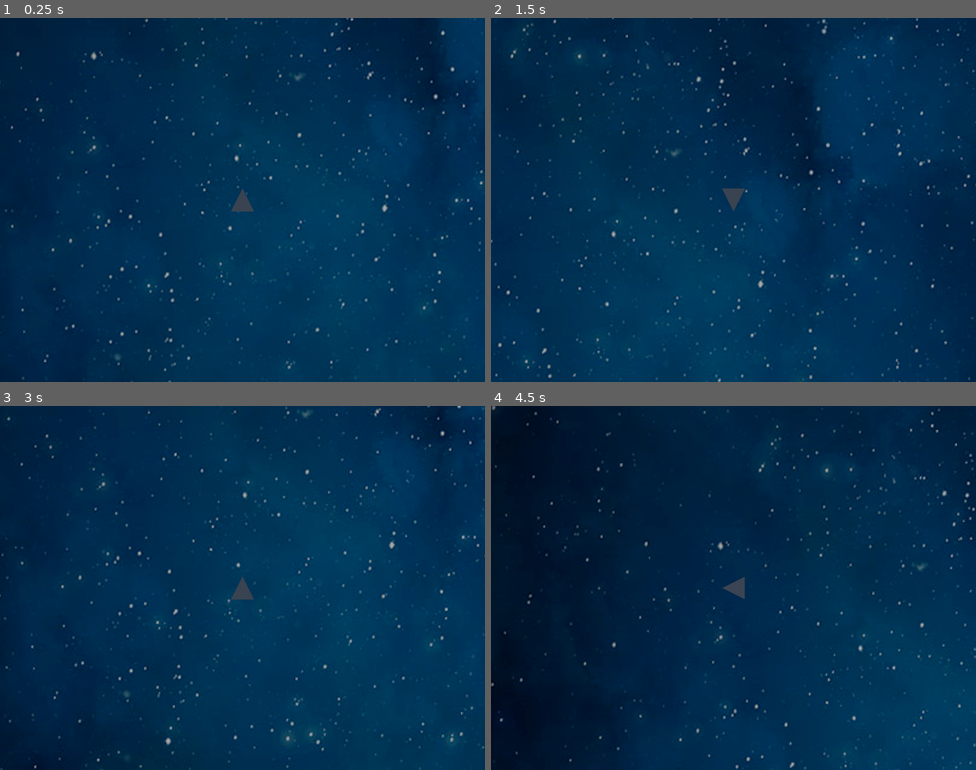
Above: before the commit, frames 1-4 (two rows, left to right).
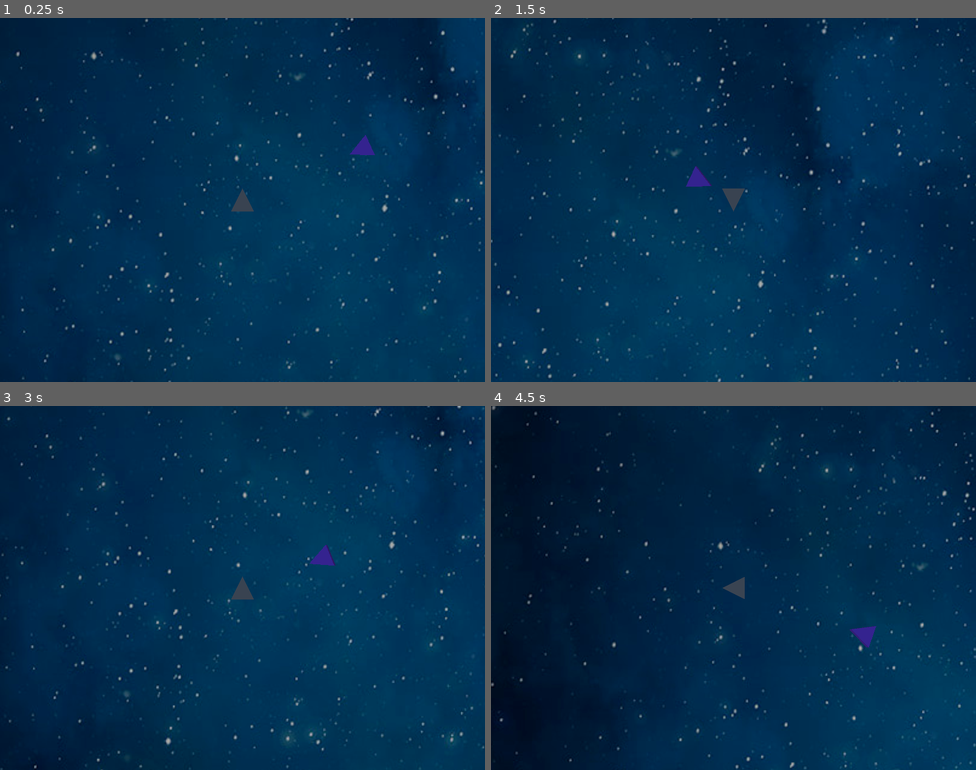
Above: after the commit, the same moments.

Repository: davis-trem/Bosconian3D
Game: Godot game, scene res://scenes/battle_field.tscn
Same seed, same stepped clock (60 frames per second), same inputs: the game is played once before the commit and once after it.
Inputs:
- Up to frame 1 (0.25 s): no input
- Up to frame 2 (1.5 s): hold Right (ui_right) 0.53-1.28 s; hold Shift (toggle_camera) 0.53-1.28 s; hold Down (ui_down) from 1.28 s (still down); tap Shift (toggle_camera) at 1.35 s
- Up to frame 3 (3 s): release Down (ui_down) at 2.03 s; hold Right (ui_right) 2.03-2.78 s; hold Shift (toggle_camera) 2.03-2.78 s; hold Up (ui_up) from 2.78 s (still down); tap Shift (toggle_camera) at 2.85 s
- Up to frame 4 (4.5 s): release Up (ui_up) at 3.53 s; hold Shift (toggle_camera) 3.53-4.28 s; hold Left (ui_left) from 3.53 s (still down); tap Shift (toggle_camera) at 4.35 s

The runs differ from the first frame. In frame 1, 0.1% of the frame differs, in the area x 72-78%, y 32-38%; in frame 2, 0.2%; in frame 3, 0.2%; in frame 4, 0.2%, in the area x 73-80%, y 60-67%.

Commit message:
add ifighter and adjust screen wrap

Diff:
--- a/client/scenes/battle_field.tscn
+++ b/client/scenes/battle_field.tscn
@@ -1,8 +1,9 @@
-[gd_scene load_steps=12 format=3 uid="uid://cr2sa3eocr5qo"]
+[gd_scene load_steps=13 format=3 uid="uid://cr2sa3eocr5qo"]
 
 [ext_resource type="Script" path="res://scripts/battle_field.gd" id="1_ppidl"]
 [ext_resource type="Texture2D" uid="uid://crxuq6nlbjkut" path="res://images/space.jpg" id="2_ero2m"]
 [ext_resource type="PackedScene" uid="uid://b0848qla8civx" path="res://scenes/player.tscn" id="2_l8kc8"]
+[ext_resource type="PackedScene" uid="uid://cyl30fo8vec0m" path="res://scenes/i_type_fighter.tscn" id="2_yhwv4"]
 
 [sub_resource type="ProceduralSkyMaterial" id="ProceduralSkyMaterial_vil3s"]
 
@@ -14,7 +15,7 @@
 sky = SubResource("Sky_08knd")
 
 [sub_resource type="ViewportTexture" id="ViewportTexture_rfeow"]
-viewport_path = NodePath("TopDownMirrors/BottomMirror/SubViewport")
+viewport_path = NodePath("TopDownMirrors/TopMirror/SubViewport")
 
 [sub_resource type="ViewportTexture" id="ViewportTexture_cpxkf"]
 viewport_path = NodePath("TopDownMirrors/BottomMirror/SubViewport")
@@ -30,6 +31,9 @@
 
 [node name="BattleField" type="Node3D"]
 script = ExtResource("1_ppidl")
+
+[node name="ITypeFighter" parent="." instance=ExtResource("2_yhwv4")]
+transform = Transform3D(1, 0, 0, 0, 1, 0, 0, 0, 1, 6, 0, -5)
 
 [node name="Player" parent="." instance=ExtResource("2_l8kc8")]
 
@@ -94,6 +98,7 @@
 
 [node name="Sprite3D" type="Sprite3D" parent="TopDownMirrors/RightMirror"]
 transform = Transform3D(1.58, 0, 0, 0, 1.58, 0, 0, 0, 1.58, -40, -3, 0)
+flip_h = true
 flip_v = true
 axis = 1
 texture = SubResource("ViewportTexture_vaxcs")
--- /dev/null
+++ b/client/scenes/i_type_fighter.tscn
@@ -0,0 +1,21 @@
+[gd_scene load_steps=5 format=3 uid="uid://cyl30fo8vec0m"]
+
+[ext_resource type="Script" path="res://scripts/i_type_fighter.gd" id="1_se5xw"]
+
+[sub_resource type="BoxShape3D" id="BoxShape3D_45h8r"]
+
+[sub_resource type="PrismMesh" id="PrismMesh_87jp5"]
+
+[sub_resource type="StandardMaterial3D" id="StandardMaterial3D_02ed5"]
+albedo_color = Color(0.529412, 0.301961, 1, 1)
+
+[node name="ITypeFighter" type="CharacterBody3D" groups=["enemy"]]
+script = ExtResource("1_se5xw")
+
+[node name="CollisionShape3D" type="CollisionShape3D" parent="."]
+shape = SubResource("BoxShape3D_45h8r")
+
+[node name="MeshInstance3D" type="MeshInstance3D" parent="CollisionShape3D"]
+transform = Transform3D(1, 0, 0, 0, -4.37114e-08, 0.5, 0, -1, -2.18557e-08, 0, 0, 0)
+mesh = SubResource("PrismMesh_87jp5")
+surface_material_override/0 = SubResource("StandardMaterial3D_02ed5")
--- a/client/scenes/player.tscn
+++ b/client/scenes/player.tscn
@@ -7,7 +7,7 @@
 
 [sub_resource type="PrismMesh" id="PrismMesh_ufqxy"]
 
-[node name="Player" type="StaticBody3D"]
+[node name="Player" type="StaticBody3D" groups=["player"]]
 script = ExtResource("1_dr5rk")
 
 [node name="CollisionShape3D" type="CollisionShape3D" parent="."]
--- a/client/scripts/battle_field.gd
+++ b/client/scripts/battle_field.gd
@@ -1,4 +1,6 @@
 extends Node3D
+
+const Util = preload('res://scripts/util.gd')
 
 
 @onready var border_area = $BorderArea
@@ -18,9 +20,7 @@
 
 
 func _on_border_area_body_exited(body: Node3D):
-	var direction = body.velocity.normalized()
-	if direction.x != 0:
+	if Util.FIELD_WIDTH <= abs(body.global_position.x):
 		body.global_position.x = -body.global_position.x
-	if direction.z != 0:
+	if Util.FIELD_HEIGHT <= abs(body.global_position.z):
 		body.global_position.z = -body.global_position.z
-	pass # Replace with function body.
--- /dev/null
+++ b/client/scripts/i_type_fighter.gd
@@ -0,0 +1,25 @@
+extends CharacterBody3D
+
+const Util = preload('res://scripts/util.gd')
+
+
+var speed = 4
+
+
+func _ready():
+	velocity = Vector3(0, 0, -1 * speed)
+
+
+func _physics_process(delta):
+	var closest_player = Util.get_closest_node(
+		self,
+		get_tree().get_nodes_in_group('player')
+	)
+
+	look_at(Util.get_closest_position(self, closest_player))
+
+	var direction = Vector2(-cos(rotation.y), -sin(rotation.y)).normalized()
+	velocity.x = direction.y * speed
+	velocity.z = direction.x * speed
+
+	move_and_collide(velocity * delta)
--- /dev/null
+++ b/client/scripts/util.gd
@@ -0,0 +1,37 @@
+extends Node
+
+const FIELD_HEIGHT = 56
+const FIELD_WIDTH = 32
+
+static func get_mirror_border_position(node: Node3D) -> Vector3:
+	var margin = 16
+
+	var position = node.global_position
+	var mirrored_position = position
+
+	if FIELD_WIDTH - abs(position.x) <= margin:
+		mirrored_position.x = ((FIELD_WIDTH - abs(position.x) + FIELD_WIDTH) * (-1 if position.x > 0 else 1))
+	if FIELD_HEIGHT - abs(position.z) <= margin:
+		mirrored_position.z = ((FIELD_HEIGHT - abs(position.z) + FIELD_HEIGHT) * (-1 if position.z > 0 else 1))
+
+	return mirrored_position
+
+
+static func get_closest_position(node: Node3D, target: Node3D) -> Vector3:
+	var direct_dist = node.global_position.distance_to(target.global_position)
+	var mirrored_postition = get_mirror_border_position(target)
+	var mirrored_dist = node.global_position.distance_to(mirrored_postition)
+	return target.global_position if direct_dist < mirrored_dist else mirrored_postition
+
+
+static func get_closest_node(node: Node3D, targets: Array[Node]):
+	return targets.reduce(
+		func (closest, p):
+			return (
+				p if (
+					closest == null or
+					node.global_position.distance_to(get_closest_position(node, p)) < \
+					node.global_position.distance_to(get_closest_position(node, closest))
+				)
+				else closest)
+	)
